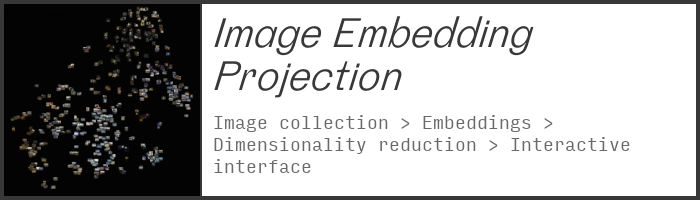
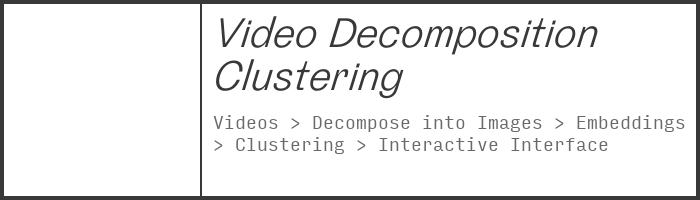
Two versions of the same layered image (w=700, h=200). Layer-by-layer changes:
renamed "Image Embedding Projection" to "Video Decomposition ...", painted on it over (214, 16, 598, 99)
renamed "Image collection > Embeddings ..." to "Videos > Decompose into Images...", painted on it over (213, 115, 685, 173)
hid "Capture d’écran 2025-03-27 à 10.09.59.png" over (4, 4, 377, 196)
